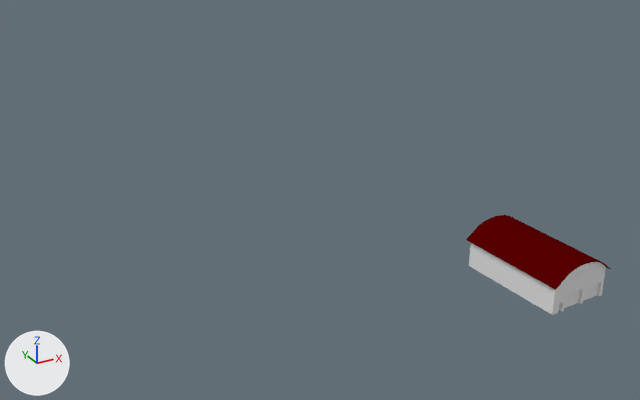
What one commit did to the Blender file assets/common/level 04.blend.
Both versions are drawn from a 50 mm camera at (-202.0, -305.0, 204.0) aimed at (-29.0, 9.0, 47.0). The axes (+X, +Y, +Z) are drawn at lower left. The lights are the same throughout. The same objects are shown in both versions, whatever each file hides.

The first picture shows 'warehouse.000'.
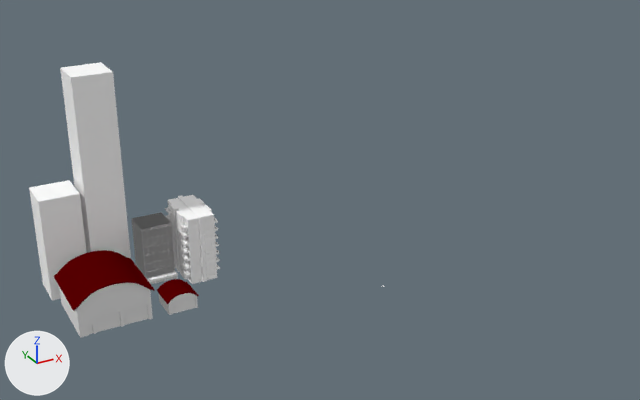
Pixel boxes [x1, y1, x2, y2] of what changed, in the pictures (640 x 400 px):
'warehouse.000', moved, turned, rescaled
    before: [466, 215, 611, 315]
    after: [54, 250, 155, 338]
'skyscrapper b', added
    after: [60, 63, 131, 258]
'skyscrapper a', added
    after: [29, 180, 87, 300]
    faces in mat_building_window (its picture is missing): [29, 180, 87, 294]
'dep comp a', added
    after: [165, 195, 220, 284]
    faces in mat_buildings_window (its picture is missing): [165, 202, 220, 284]
    faces in mat_dep_comp_window (its picture is missing): [168, 203, 217, 282]
    faces in mat_dep_comp_rooftop (its picture is missing): [168, 195, 214, 282]
'metro a', added
    after: [132, 212, 178, 284]
    faces in mat_metro_wall_1 (its picture is missing): [132, 212, 178, 284]
    faces in mat_metro_wall_2 (its picture is missing): [142, 224, 175, 277]
'warehouse a', added
    after: [157, 279, 199, 315]
    faces in mat_warehouse_rooftop (its picture is missing): [157, 279, 199, 304]
    faces in mat_warehouse_walls (its picture is missing): [159, 293, 198, 315]
    faces in mat_warehouse_entrance (its picture is missing): [170, 297, 196, 314]

Patch to the scene script:
```diff
--- a/assets/common/level 04.blend.py
+++ b/assets/common/level 04.blend.py
@@ ob_warehouse_000 @@
 ob_warehouse_000 = bpy.data.objects.new('warehouse.000', me_warehouse_001)
-ob_warehouse_000.location = (65.2, -29.5, 0.0)
-ob_warehouse_000.rotation_euler = (0.0, 0.0, 0.0682)  # degrees (0, 0, 3.9)
-ob_warehouse_000.scale = (1.0, 1.72, 1.0)
+ob_warehouse_000.location = (-120.0, 40.0, 0.0)
 _m = ob_warehouse_000.modifiers.new('Mirror', 'MIRROR')
@@ ob_skyscrapper_a @@
+ob_skyscrapper_a = bpy.data.objects.new('skyscrapper a', me_skyscrapers_roof_bottom_003_1)  # 16 vertices, 14 faces; spans x -9.0..9.0, y -9.0..9.0, z 0.0..49.0; in mat_skycraper (its picture is missing), mat_building_window (its picture is missing); modifiers EDGE_SPLIT
+ob_skyscrapper_a.location = (-130.0, 70.0, 0.0)
@@ ob_skyscrapper_b @@
+ob_skyscrapper_b = bpy.data.objects.new('skyscrapper b', me_skyscrapers_roof_bottom_002)  # 16 vertices, 14 faces; spans x -9.0..9.0, y -9.0..9.0, z 0.0..101.4; in mat_skycraper (its picture is missing), mat_building_window (its picture is missing); modifiers EDGE_SPLIT
+ob_skyscrapper_b.location = (-110.0, 70.0, 0.0)
@@ ob_metro_a @@
+ob_metro_a = bpy.data.objects.new('metro a', me_plane_006)  # 1794 vertices, 1744 faces; spans x -7.2..7.6, y -9.5..7.4, z 0.0..24.5; in mat_metro_wall_1 (its picture is missing), mat_metro_wall_2 (its picture is missing), mat_metro_entrance (its picture is missing); modifiers MIRROR, EDGE_SPLIT
+ob_metro_a.location = (-90.0, 60.0, 0.0)
+ob_metro_a.scale = (1.0, 1.0, 1.2)
@@ ob_warehouse_a @@
+ob_warehouse_a = bpy.data.objects.new('warehouse a', me_warehouse_005)  # 89 vertices, 54 faces; spans x -7.41..7.41, y -7.07..0.0, z 0.0..9.21; in mat_warehouse_walls (its picture is missing), mat_warehouse_entrance (its picture is missing), mat_warehouse_rooftop (its picture is missing); modifiers MIRROR, EDGE_SPLIT
+ob_warehouse_a.location = (-90.0, 30.0, 0.0)
@@ ob_dep_comp_a @@
+ob_dep_comp_a = bpy.data.objects.new('dep comp a', me_plane_018)  # 840 vertices, 810 faces; spans x -8.3..0.0, y -14.0..0.0, z -0.7..33.0; in mat_buildings_window (its picture is missing), mat_warehouse_doors (its picture is missing), mat_dep_comp_window (its picture is missing), mat_dep_comp_rooftop (its picture is missing); modifiers MIRROR
+ob_dep_comp_a.location = (-71.0, 59.0, 0.0)
```
